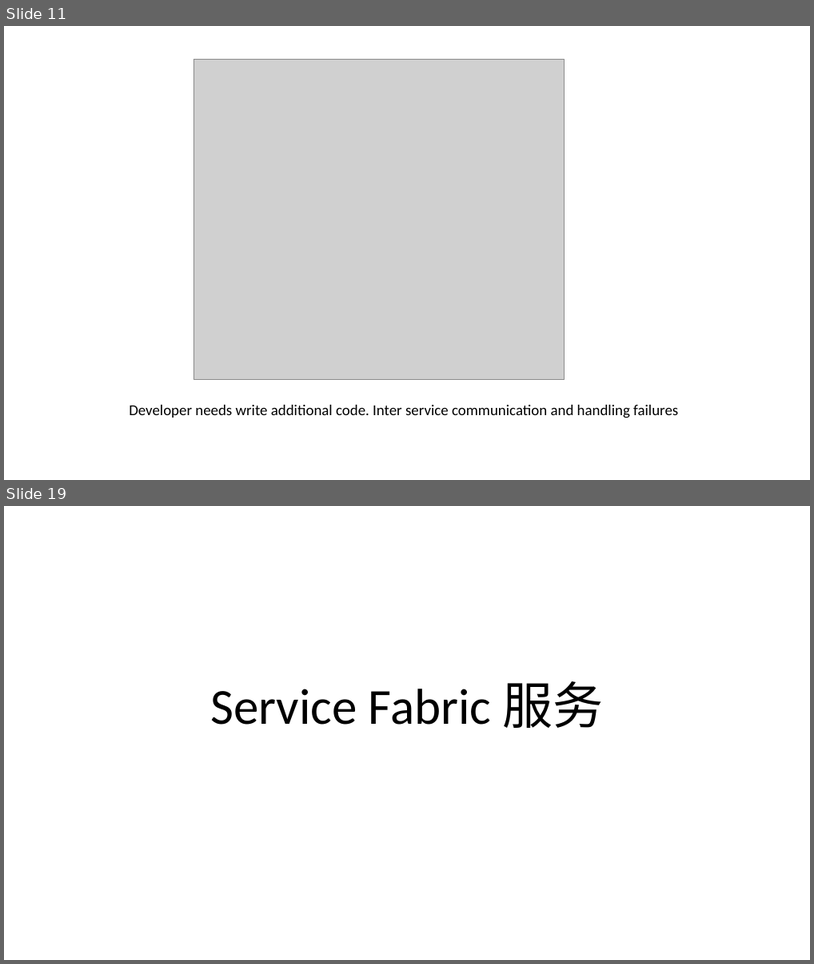
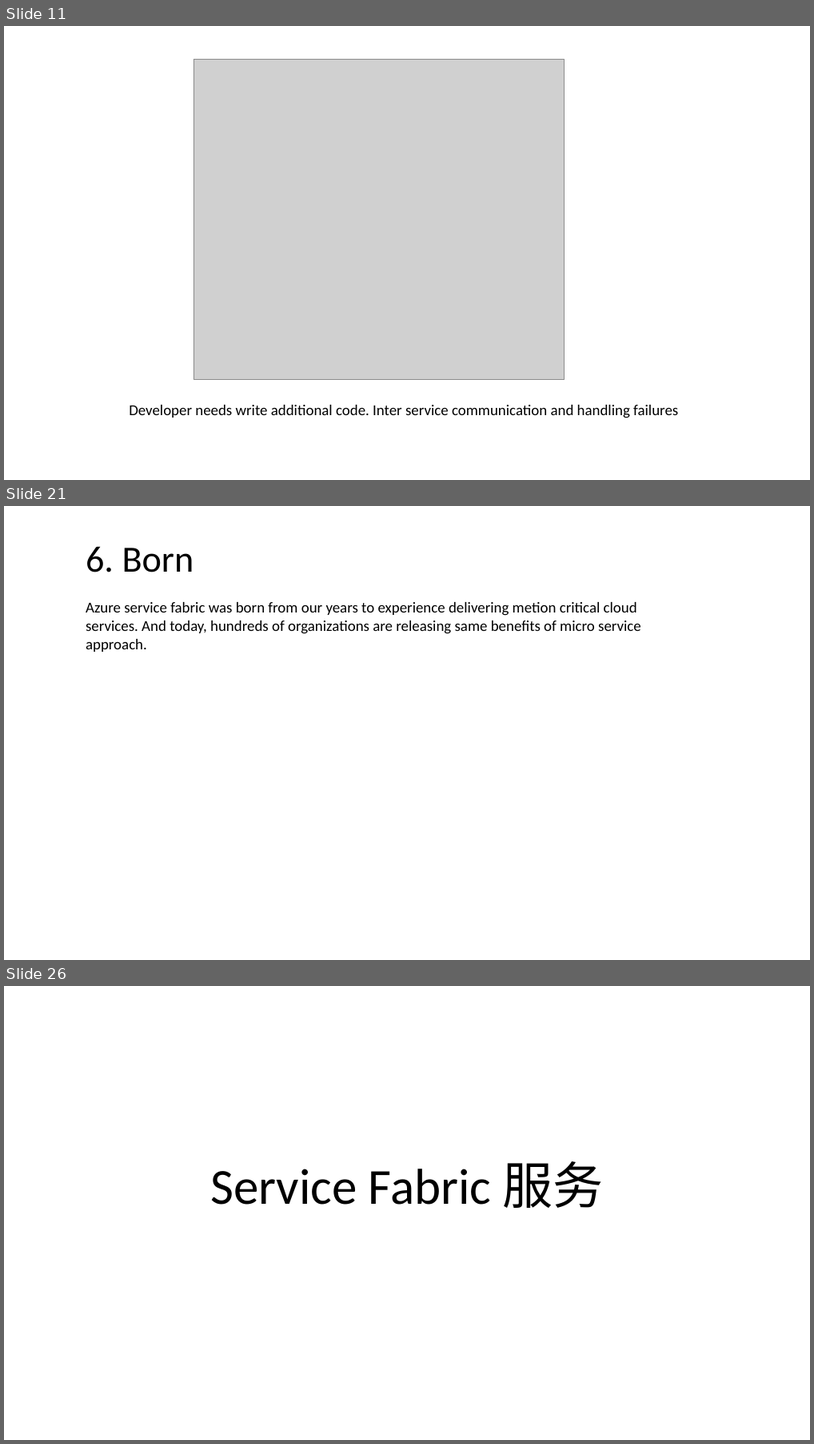
Before and after one commit to FredJiangFei/MyDocuments, a slide deck: 工作/Service Fabric/Service Fabric.pptx. Shown one above the other, each under a label of ours: slides 11 and 19 before the commit, slides 11, 21 and 26 after it; the slides between them are not shown. The pictures are 814x964 and 814x1444 pixels, drawn with LibreOffice and Linux fonts; fonts in the diff are those of the drawing; grey boxes stand for pictures. Boxes give left, top, right and bottom in pixels: in the first picture for what was removed or moved away, otherwise in the second. Text is boxed around its words. In the diff, an @@ line names an element or a change of style, - is before the commit and + after.

```diff
--- a/工作/Service Fabric/Service Fabric.pptx
+++ b/工作/Service Fabric/Service Fabric.pptx
@@ slide 21 added at (x1=4, y1=506, x2=810, y2=960), background #FFFFFF @@
@@ text added at (x1=86, y1=546, x2=194, y2=572), 44 pt, text #000000 @@
+6. Born
@@ text added at (x1=86, y1=602, x2=642, y2=634), 18 pt, text #000000 @@
+Azure service fabric was born from our years to experience delivering metion critical cloud services. And today, hundreds of organizations are releasing same benefits of micro service approach.
@@ what was slide 19 is now slide 26 @@
```
Also in this commit, not shown: 5 slides changed, 9 other slides added, 4 slides removed, 1 other file.
